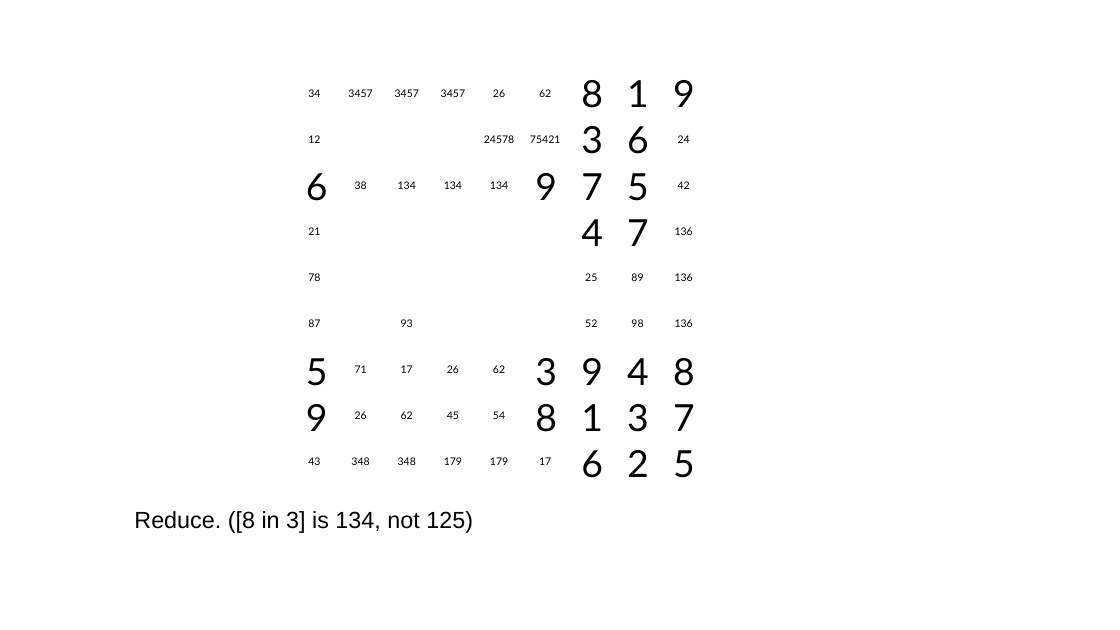
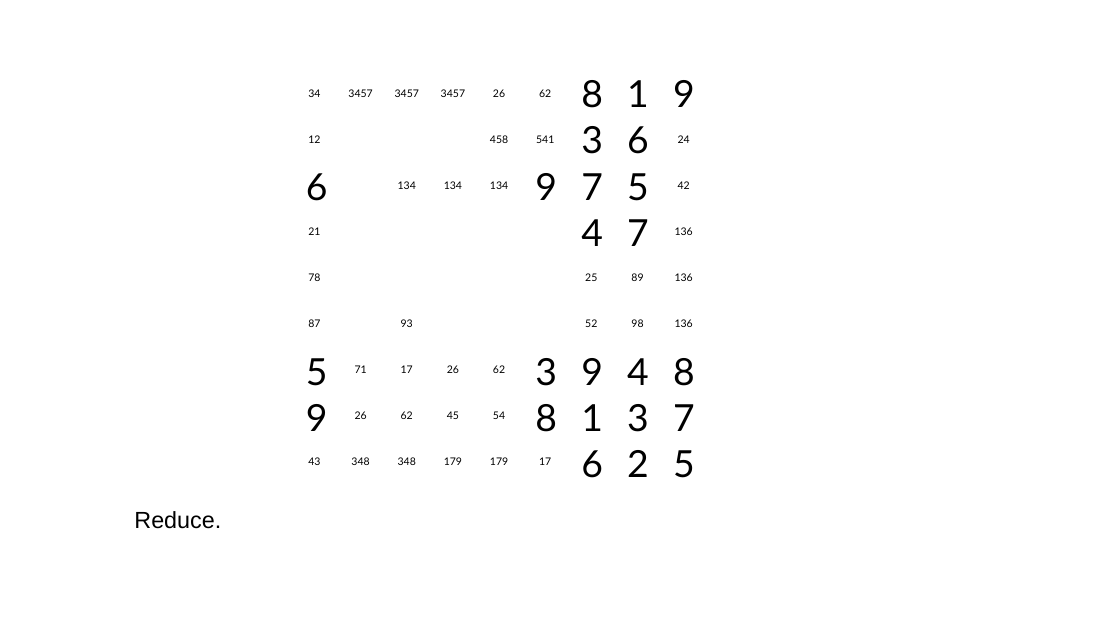
Before and after one commit to jhardis/WSJ_Number_Puzzles, a slide deck: slide 36 of 20260516_1.pptx (slide 37 before the commit). Drawn at 1120x630 pixels with LibreOffice and Linux fonts; fonts in the diff are those of the drawing; background and template pictures are left out. Boxes give left, top, right and bottom in pixels: in the first picture for what was removed or moved away, otherwise in the second. Text is boxed around its words. In the diff, an @@ line names an element or a change of style, - is before the commit and + after.

```diff
--- a/20260516_1.pptx
+++ b/20260516_1.pptx
@@ text at <box>490,135,508,143</box>: text changed @@
-24578
+458
@@ text at <box>536,135,554,143</box>: text changed @@
-75421
+541
@@ text removed at <box>355,181,367,189</box> @@
-38
@@ text at <box>134,511,221,529</box>: text changed @@
-Reduce. ([8 in 3] is 134, not 125)
+Reduce.
```
Also in this commit, not shown: 34 other slides changed, 1 slide added, 2 slides removed.
